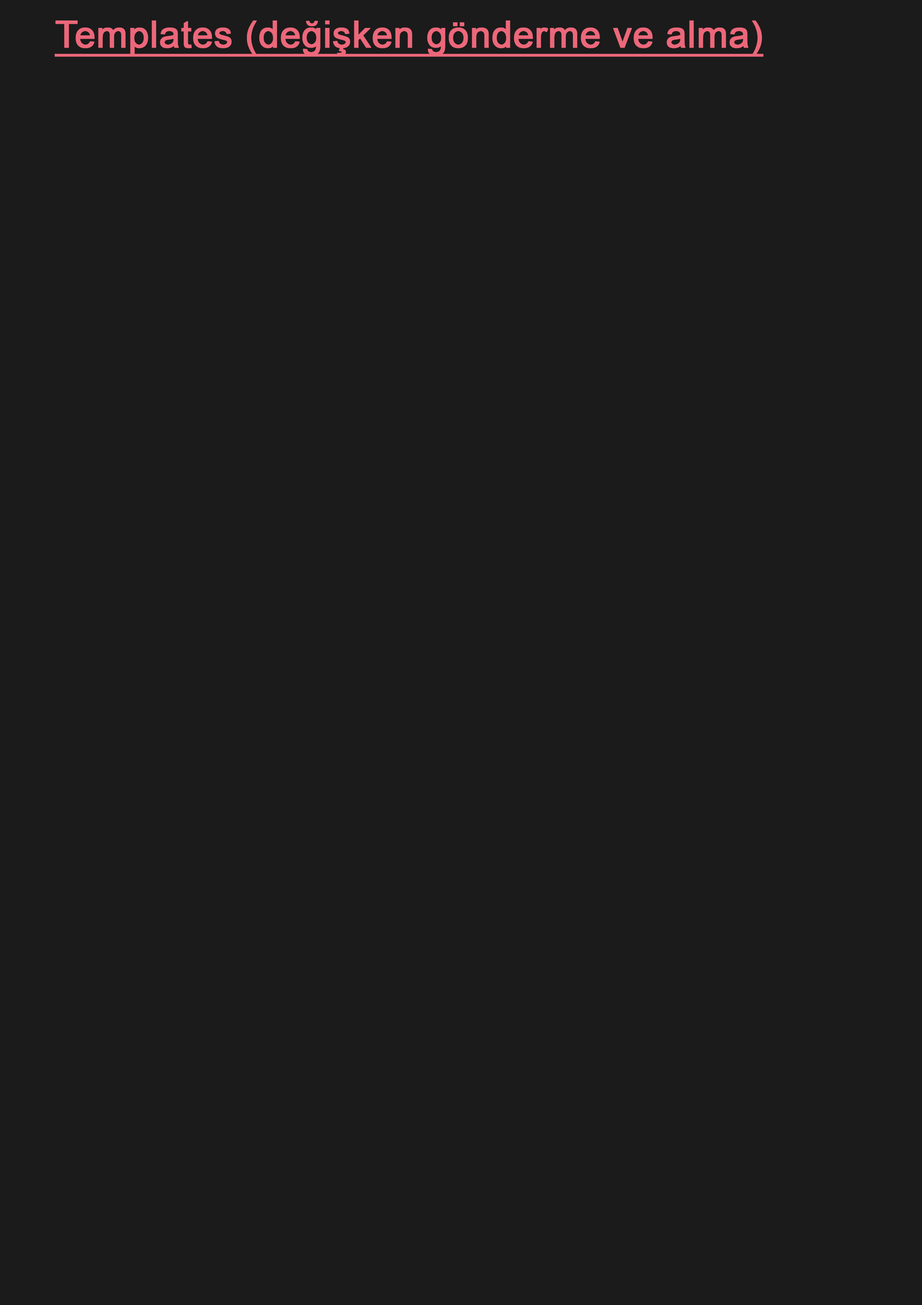
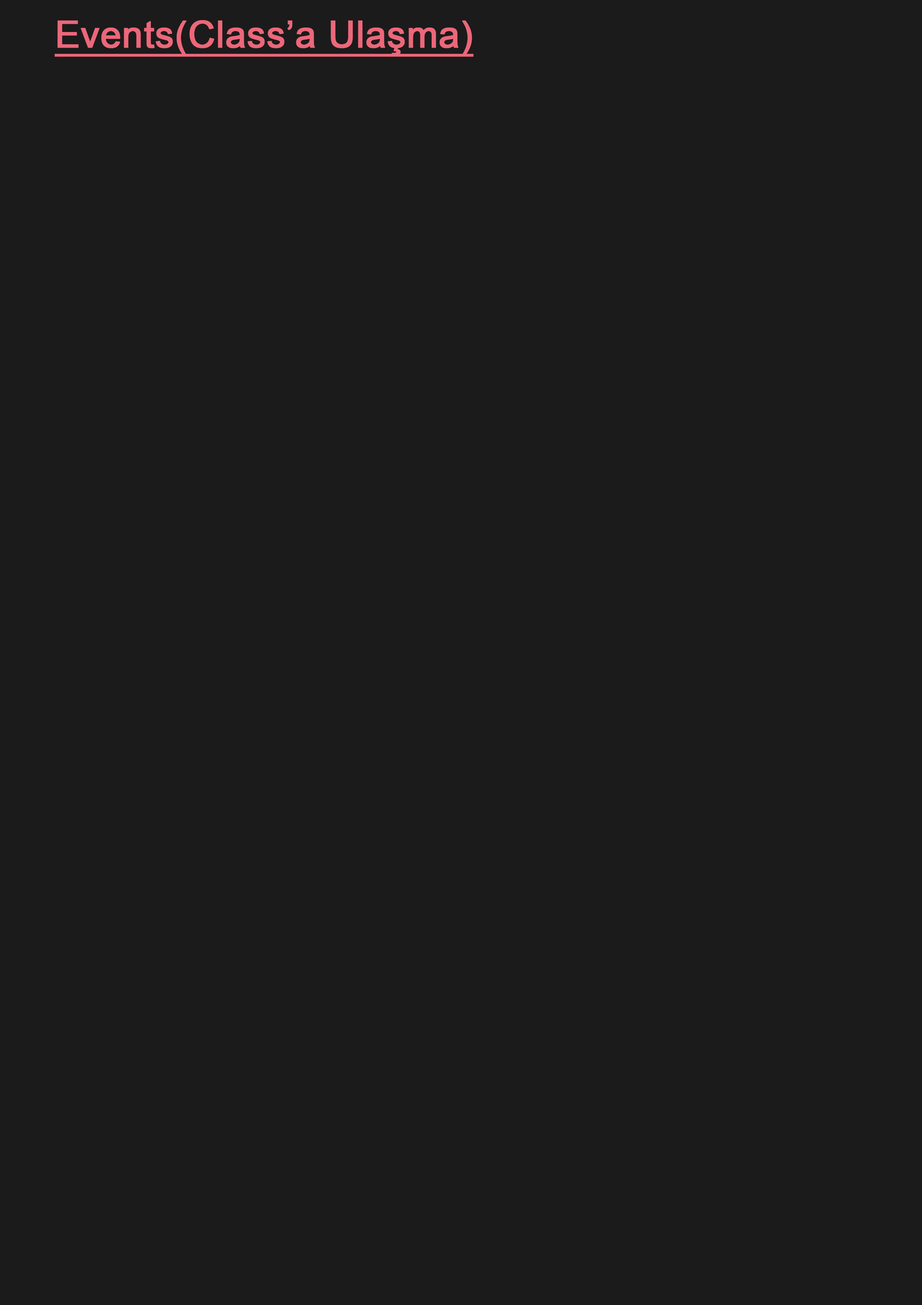
Revision of a layered 922x1305 image; what changed, layer by layer:
renamed "Templates (değişken gönderme ve alma)" to "Events(Class’a Ulaşma)", painted on it over [55, 20, 764, 57]
